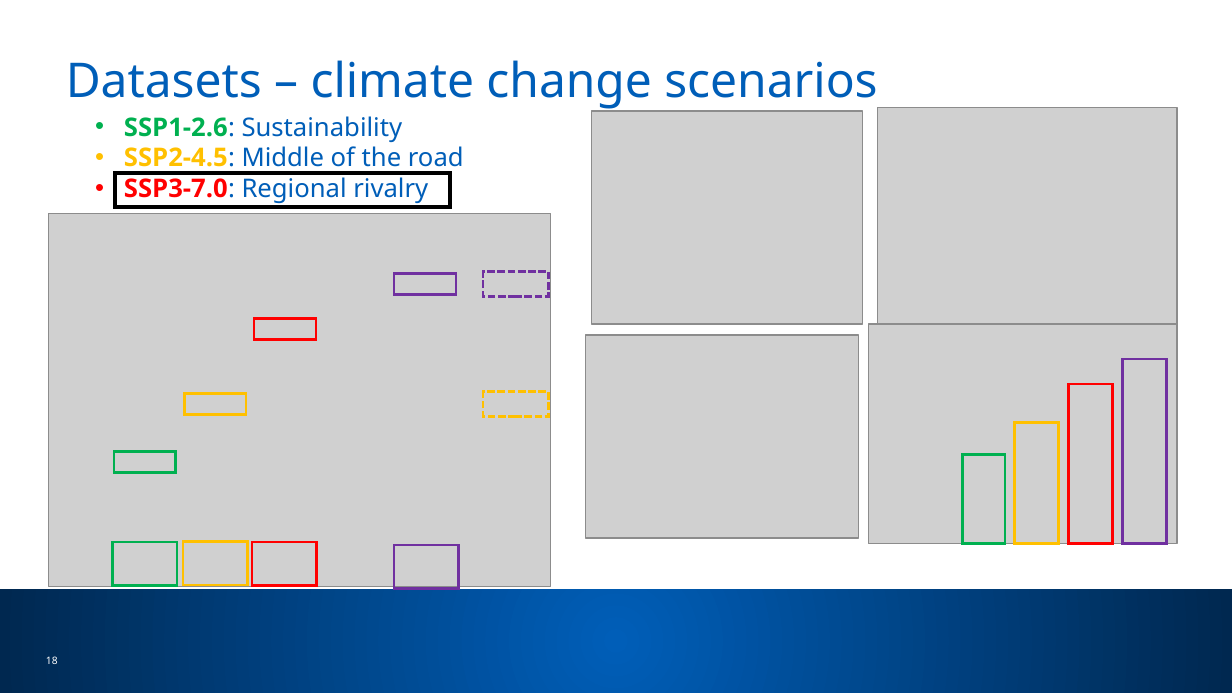
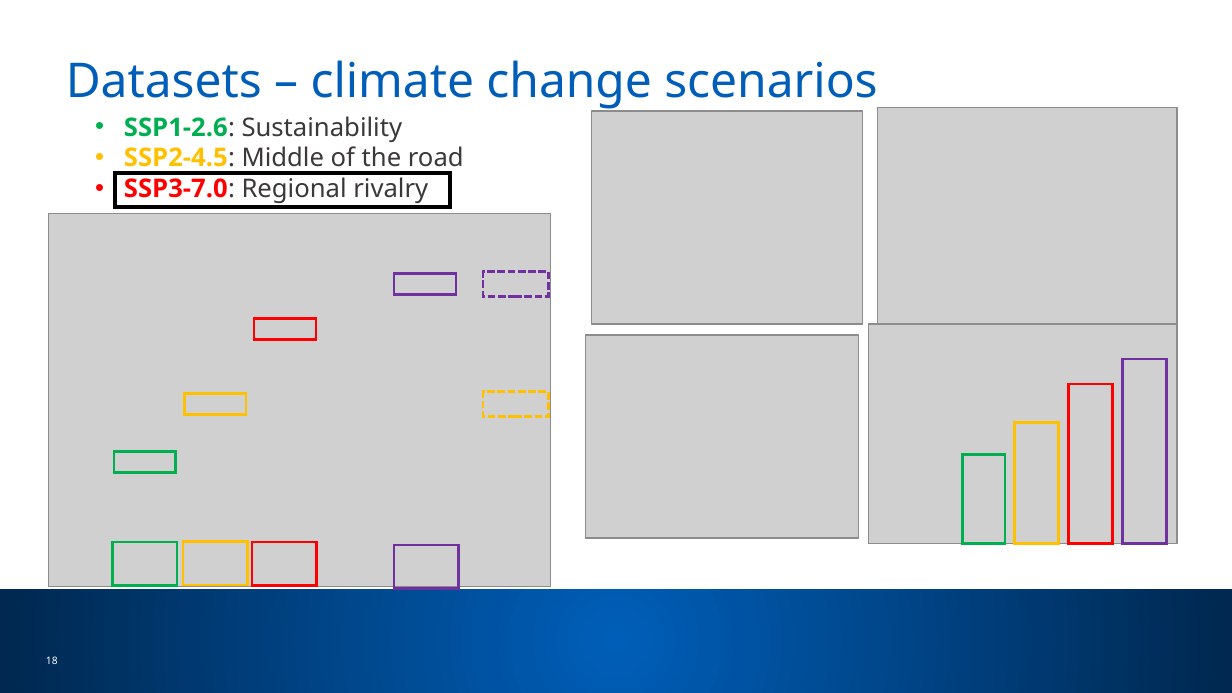
Before and after one commit to sdesrosiers1989/ICCB_Projections, a slide deck: slide 19 of ICCB2025_Session2_ClimateProjections.pptx. Drawn at 1232x693 pixels with LibreOffice and Linux fonts; fonts in the diff are those of the drawing; grey boxes stand for pictures; background and template pictures are left out. Boxes give left, top, right and bottom in pixels: in the first picture for what was removed or moved away, otherwise in the second. Text is boxed around its words. In the diff, an @@ line names an element or a change of style, - is before the commit and + after.

```diff
--- a/ICCB2025_Session2_ClimateProjections.pptx
+++ b/ICCB2025_Session2_ClimateProjections.pptx
@@ text "SSP1-2.6: Sustainability" at [124, 116, 464, 203]: text colour #005EB8 to #3B3838 in "SSP1-2.6: Sustainability", "SSP2-4.5: Middle of the road", "SSP3-7.0: Regional rivalry" @@
```
Also in this commit, not shown: 22 other slides changed.
